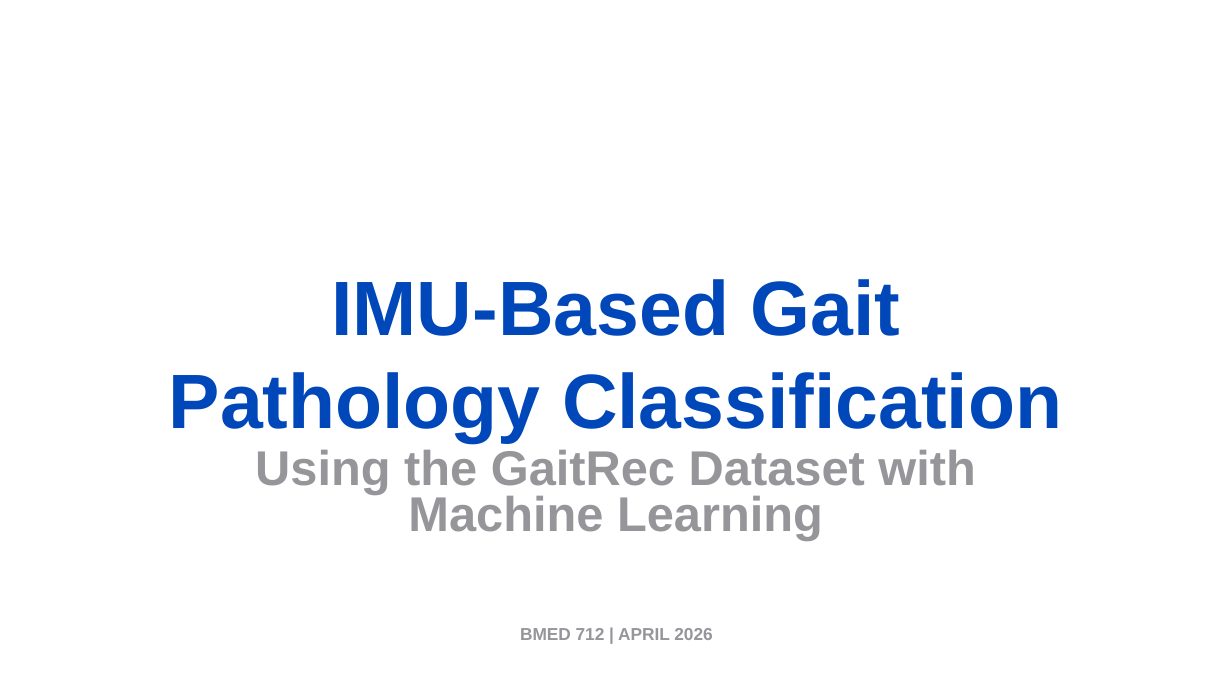
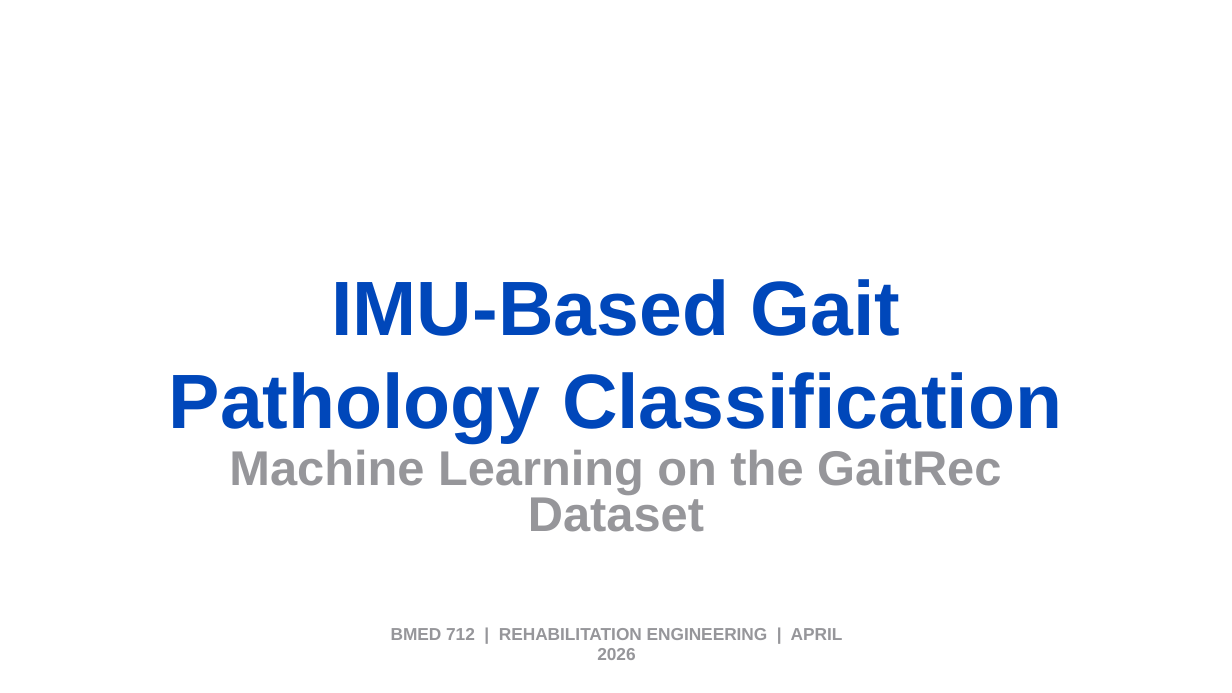
Before and after one commit to LukeLi97/BMED712, a slide deck: slide 1 of results/Final_Presentation_Track_A.pptx. Drawn at 1232x693 pixels with LibreOffice and Linux fonts; fonts in the diff are those of the drawing; background and template pictures are left out. Boxes give left, top, right and bottom in pixels: in the first picture for what was removed or moved away, otherwise in the second. Text is boxed around its words. In the diff, an @@ line names an element or a change of style, - is before the commit and + after.

```diff
--- a/results/Final_Presentation_Track_A.pptx
+++ b/results/Final_Presentation_Track_A.pptx
@@ subtitle at box(229, 450, 1001, 532): text changed @@
-Using the GaitRec Dataset with Machine Learning
+Machine Learning on the GaitRec Dataset
@@ text at box(391, 628, 843, 660): text changed @@
-BMED 712 | APRIL 2026
+BMED 712 | REHABILITATION ENGINEERING | APRIL 2026
```
Also in this commit, not shown: 13 other slides changed, 4 slides removed, 1 other file.
